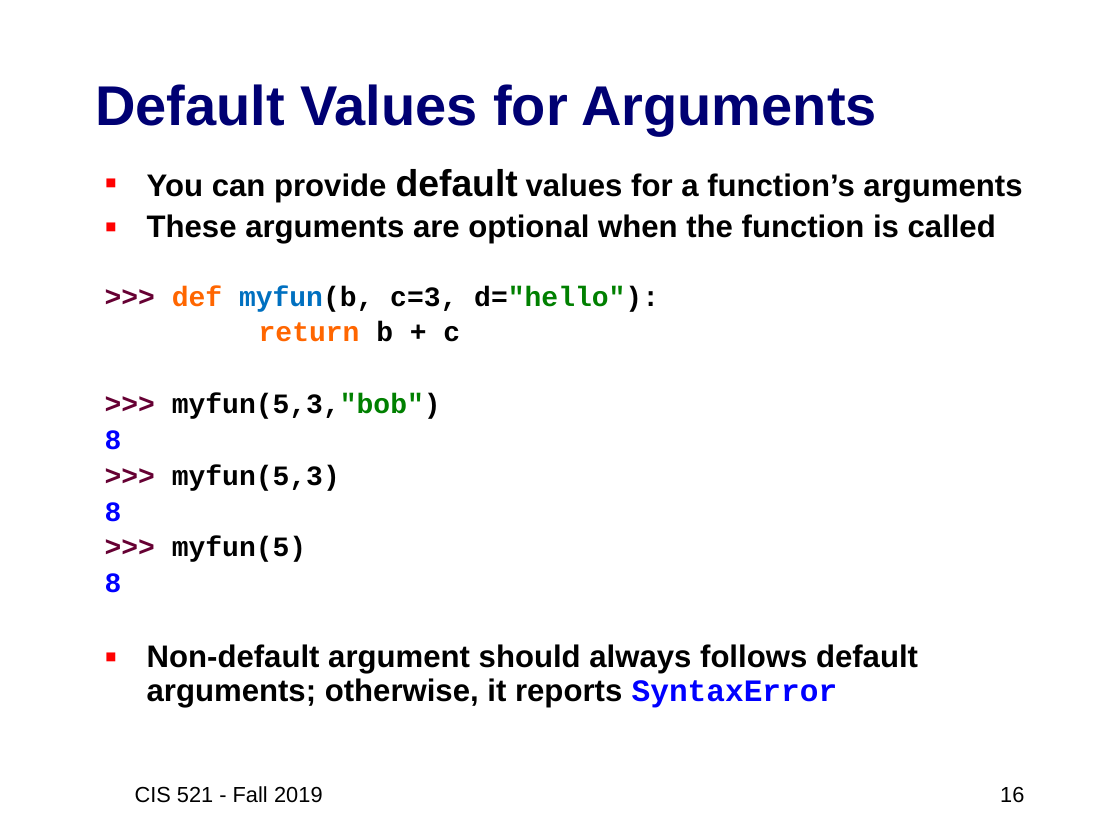
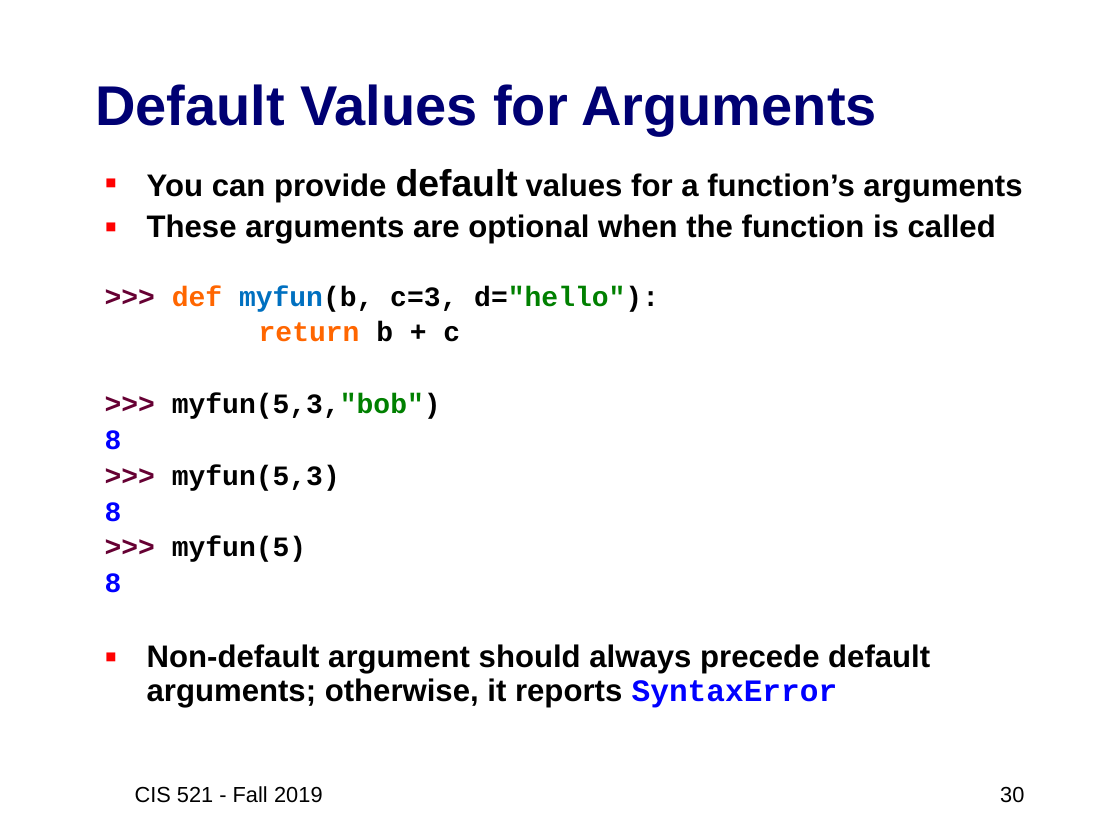
Before and after one commit to artificial-intelligence-class/artificial-intelligence-class.github.io, a slide deck: slide 30 of assets/slides/02-Python3-review2.pptx (slide 16 before the commit). Drawn at 1120x840 pixels with LibreOffice and Linux fonts; fonts in the diff are those of the drawing. Boxes give left, top, right and bottom in pixels: in the first picture for what was removed or moved away, otherwise in the second. Text is boxed around its words. In the diff, an @@ line names an element or a change of style, - is before the commit and + after.

```diff
--- a/assets/slides/02-Python3-review2.pptx
+++ b/assets/slides/02-Python3-review2.pptx
@@ text at (x1=147, y1=644, x2=930, y2=708): text changed @@
-▪ Non-default argument should always follows default arguments; otherwise, it reports SyntaxError
+▪ Non-default argument should always precede default arguments; otherwise, it reports SyntaxError
@@ page number at (x1=1000, y1=786, x2=1024, y2=803): text changed @@
-16
+30
```
Also in this commit, not shown: 7 other slides changed, 14 slides added, 1 other file.
